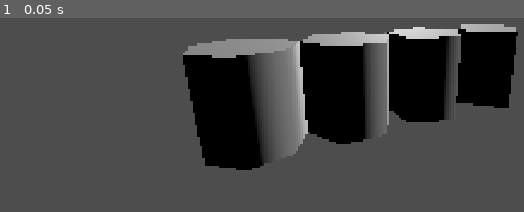
Above: before the commit, frame 1.
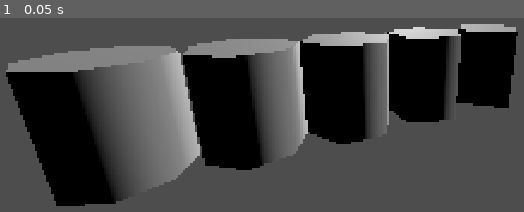
Above: after the commit, the same moment.

Repository: atahrijouti/tumbling-prisms-godot
Game: Godot game, scene res://Main.tscn
Same seed, same stepped clock (60 frames per second), same inputs: the game is played once before the commit and once after it.
Inputs:
- Up to frame 1 (0.05 s): no input

The runs differ from the first frame. In frame 1, 19% of the frame differs, in the area x 1-39%, y 14-97%.

Commit message:
spawn my own prism

Diff:
--- a/Main.gd
+++ b/Main.gd
@@ -1,11 +1,16 @@
 extends Node3D
 
+@export var prism_count: int = 4
 
-# Called when the node enters the scene tree for the first time.
+@onready var prisms: Node3D = $Prisms
+
 func _ready() -> void:
-	pass # Replace with function body.
+	var eight := MeshInstance3D.new()
+	var mesh = CylinderMesh.new()
 
+	mesh.height = 1.0
+	mesh.radial_segments = 8
 
-# Called every frame. 'delta' is the elapsed time since the previous frame.
-func _process(delta: float) -> void:
-	pass
+	eight.mesh = mesh
+	eight.position = Vector3(0, 0, -4)
+	prisms.add_child(eight)
--- a/Main.tscn
+++ b/Main.tscn
@@ -1,4 +1,6 @@
 [gd_scene format=3 uid="uid://cuxb5vdkxiav2"]
+
+[ext_resource type="Script" uid="uid://dkrdoiqn51vrh" path="res://Main.gd" id="1_glv2v"]
 
 [sub_resource type="CylinderMesh" id="CylinderMesh_j02q3"]
 height = 1.0
@@ -17,6 +19,7 @@
 radial_segments = 7
 
 [node name="MainScene" type="Node3D" unique_id=1808004640]
+script = ExtResource("1_glv2v")
 
 [node name="Camera3D" type="Camera3D" parent="." unique_id=1691968508]
 transform = Transform3D(-0.44721353, 0.25555065, -0.85714287, 0, 0.95831484, 0.2857143, 0.89442724, 0.1277753, -0.42857137, -3, 1, -3)
